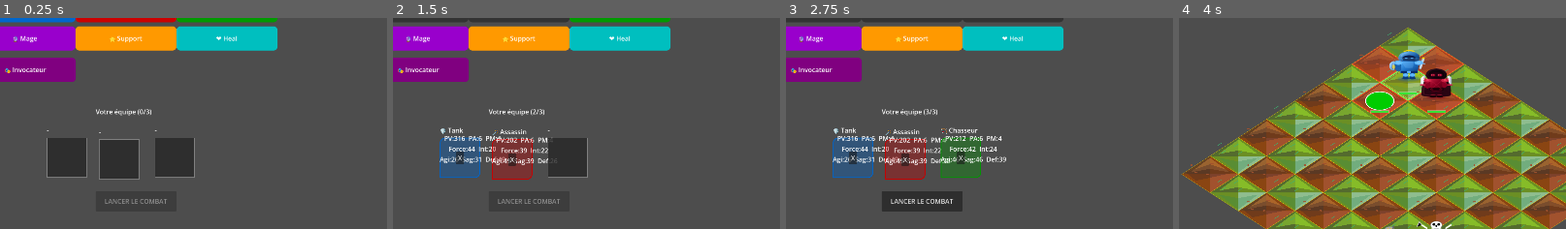
Above: before the commit, frames 1-4 (left to right).
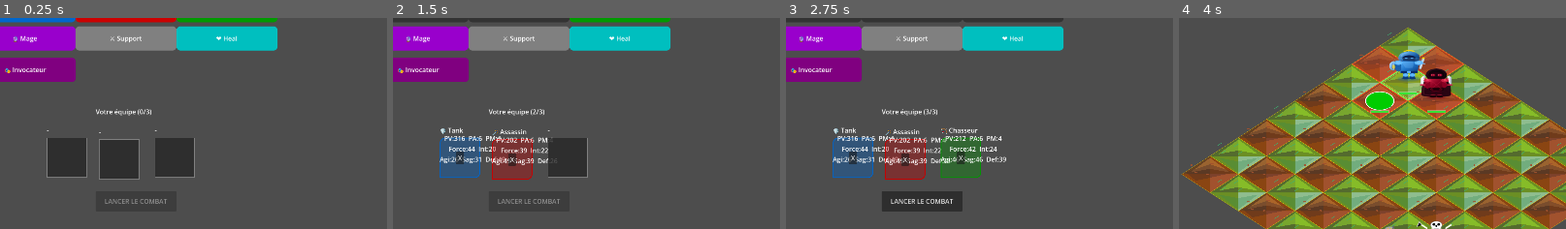
Above: after the commit, the same moments.

Repository: CharlieG42/Zimut
Game: Godot game, scene res://scenes/TeamSelection.tscn
The game is run twice, just before and just after one commit, with the same random seed, the same clock (stepped at 60 frames per second) and the same inputs.
Inputs:
- Up to frame 1 (0.25 s): no input
- Up to frame 2 (1.5 s): click "🛡️ Tank" at 0.5 s; click "🗡️ Assassin" at 1.25 s
- Up to frame 3 (2.75 s): click "🏹 Chasseur" at 2 s
- Up to frame 4 (4 s): click "LANCER LE COMBAT" at 2.75 s; click "Coup de bouclier (PA:1)" at 3.5 s
The pictures show only the part of the screen within x 24-74%, y 19-69%; the shares and areas given below are measured in that part.

The runs differ from the first frame. In frame 1, 3.1% of the frame differs, in the area x 19-46%, y 3-16%; in frame 2, 3.1%; in frame 3, 3.1%; in frame 4, nothing differs.

Commit message:
Rename Support to Druide

Diff:
--- a/prototype/Godot_iso/scripts/TeamSelectionManager.gd
+++ b/prototype/Godot_iso/scripts/TeamSelectionManager.gd
@@ -15,7 +15,7 @@
 	"Assassin":   Color(0.8, 0.0, 0.0),
 	"Chasseur":   Color(0.0, 0.6, 0.0),
 	"Mage":       Color(0.6, 0.0, 0.8),
-	"Support":    Color(1.0, 0.6, 0.0),
+	"Druide":    Color(1.0, 0.6, 0.0),
 	"Heal":       Color(0.0, 0.75, 0.75),
 	"Invocateur": Color(0.5, 0.0, 0.5),
 }
@@ -26,7 +26,7 @@
 	"Assassin":   {"icon": "🗡️", "description": "Rapide, dégâts élevés, frappe les cibles fragiles."},
 	"Chasseur":   {"icon": "🏹", "description": "Polyvalent à distance, bon équilibre attaque/défense."},
 	"Mage":       {"icon": "🔮", "description": "Dégâts magiques élevés, faible défense."},
-	"Support":    {"icon": "🌟", "description": "Renforce l'équipe avec des buffs."},
+	"Druide":    {"icon": "🌿", "description": "Maître de la nature, soigne et renforce avec des sorts naturels."},
 	"Heal":       {"icon": "❤️", "description": "Spécialiste des soins et de la survie."},
 	"Invocateur": {"icon": "🎭", "description": "Invoque des créatures, contrôle le champ."},
 }
@@ -131,7 +131,7 @@
 			"base_stats": {"PV": 212, "PA": 6, "PM": 4, "Force": 42, "Intelligence": 24, "Agilite": 20, "Sagesse": 18, "Defense": 39}},
 		"Mage":       {"name": "Mage", "description": CLASS_META["Mage"]["description"], "color": CLASS_COLORS["Mage"], "icon": CLASS_META["Mage"]["icon"],
 			"base_stats": {"PV": 192, "PA": 6, "PM": 4, "Force": 28, "Intelligence": 49, "Agilite": 12, "Sagesse": 14, "Defense": 29}},
-		"Support":    {"name": "Support", "description": CLASS_META["Support"]["description"], "color": CLASS_COLORS["Support"], "icon": CLASS_META["Support"]["icon"],
+		"Druide":    {"name": "Druide", "description": CLASS_META["Druide"]["description"], "color": CLASS_COLORS["Druide"], "icon": CLASS_META["Druide"]["icon"],
 			"base_stats": {"PV": 207, "PA": 6, "PM": 4, "Force": 34, "Intelligence": 39, "Agilite": 14, "Sagesse": 16, "Defense": 44}},
 		"Heal":       {"name": "Heal", "description": CLASS_META["Heal"]["description"], "color": CLASS_COLORS["Heal"], "icon": CLASS_META["Heal"]["icon"],
 			"base_stats": {"PV": 242, "PA": 6, "PM": 4, "Force": 20, "Intelligence": 42, "Agilite": 11, "Sagesse": 17, "Defense": 42}},
